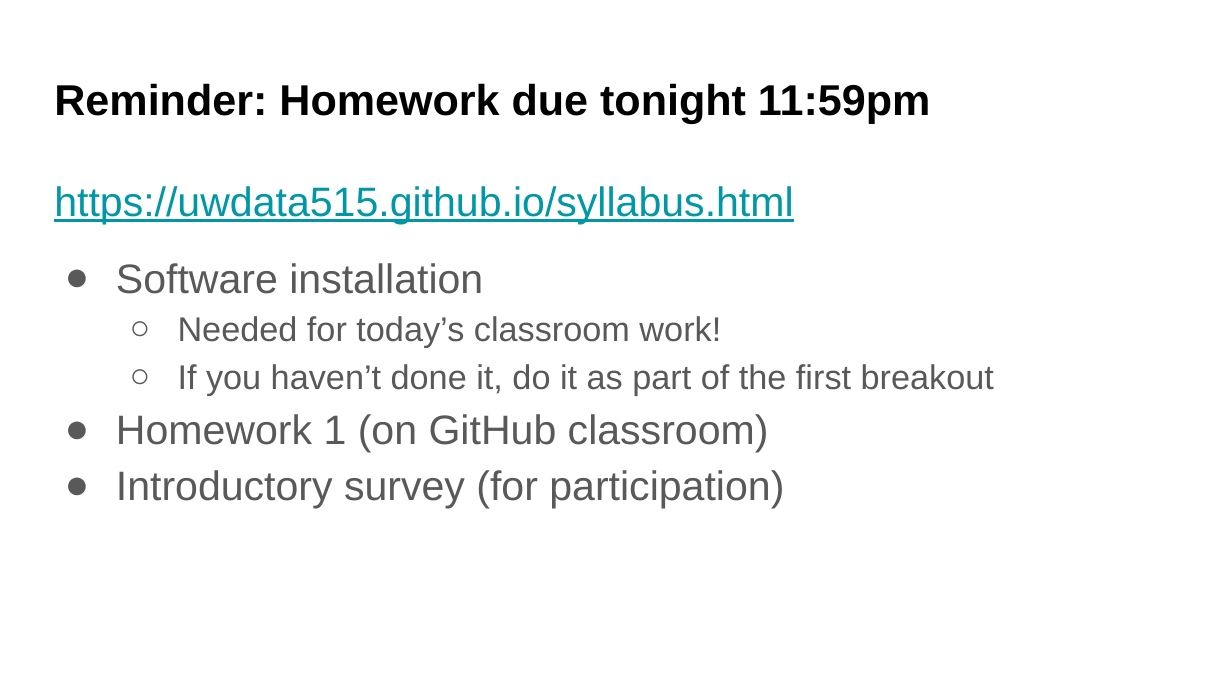
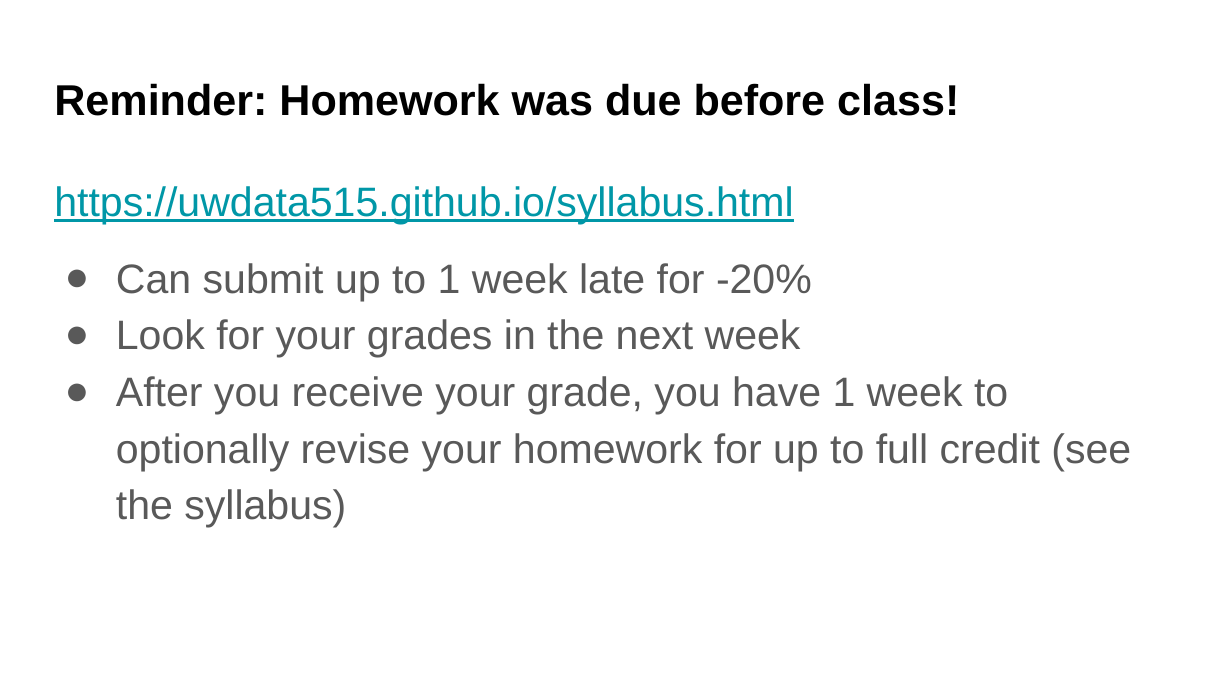
Before and after one commit to UWDATA515/lecture-materials, a slide deck: slide 3 of 02/DATA515_02_SurveyJupyterPython.pptx. Drawn at 1232x693 pixels with LibreOffice and Linux fonts; fonts in the diff are those of the drawing; background and template pictures are left out. Boxes give left, top, right and bottom in pixels: in the first picture for what was removed or moved away, otherwise in the second. Text is boxed around its words. In the diff, an @@ line names an element or a change of style, - is before the commit and + after.

```diff
--- a/02/DATA515_02_SurveyJupyterPython.pptx
+++ b/02/DATA515_02_SurveyJupyterPython.pptx
@@ title at [54,83,959,116]: text changed @@
-Reminder: Homework due tonight 11:59pm
+Reminder: Homework was due before class!
@@ text at [116,263,1131,528]: text changed @@
-● Software installation
-  ○ Needed for today’s classroom work!
-  ○ If you haven’t done it, do it as part of the first breakout
-● Homework 1 (on GitHub classroom)
-● Introductory survey (for participation)
+● Can submit up to 1 week late for -20%
+● Look for your grades in the next week
+● After you receive your grade, you have 1 week to optionally revise your homework for up to full credit (see the syllabus)
```
Also in this commit, not shown: 1 other slide changed, 1 other file.
